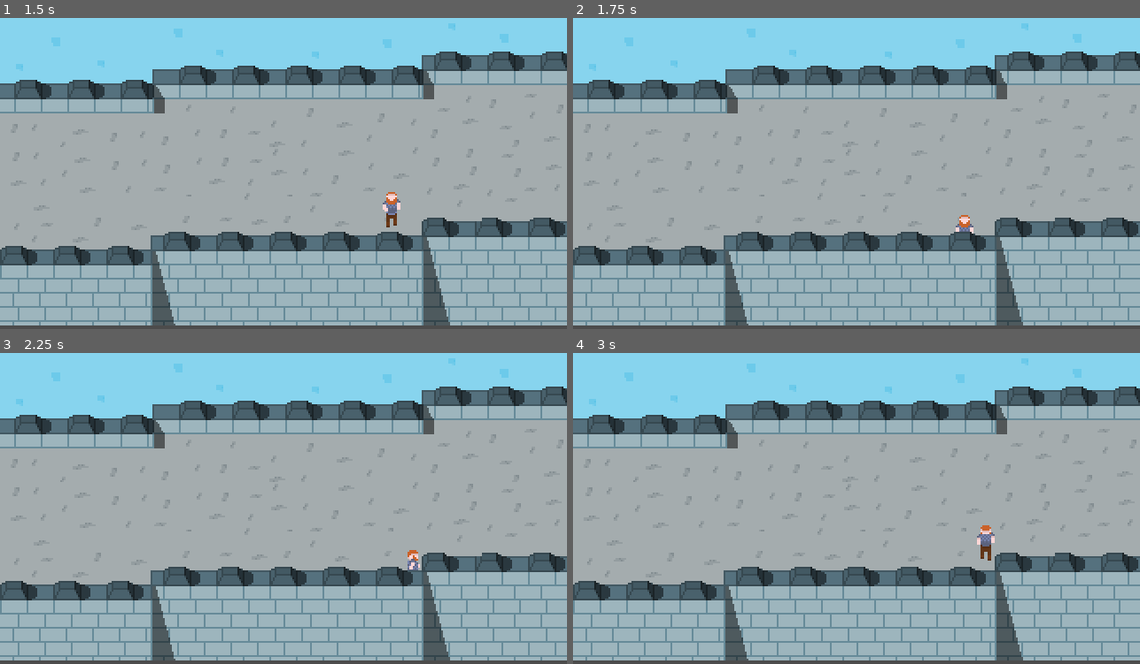
Above: before the commit, frames 1-4 (two rows, left to right).
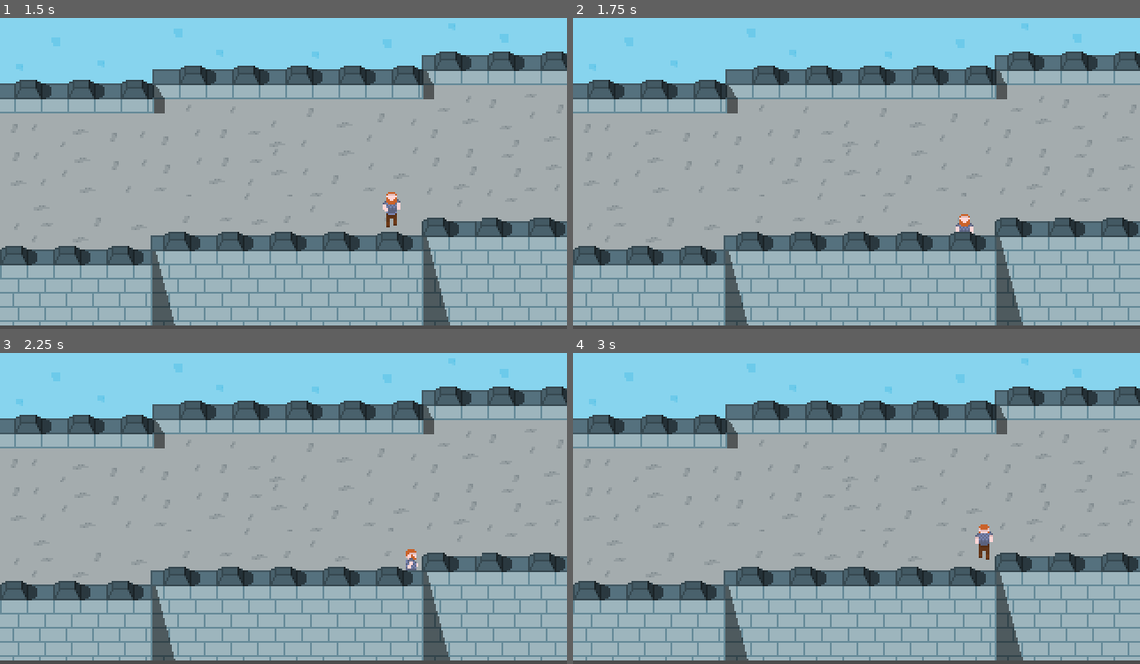
Above: after the commit, the same moments.

Repository: mlvzsd/LastOneLeft
Game: Godot game, scene res://unit/Test.tscn
Same seed, same stepped clock (60 frames per second), same inputs: the game is played once before the commit and once after it. The project has no main scene, so this scene is started directly.
Inputs:
- Up to frame 1 (1.5 s): tap Enter at 0.5 s; hold Right (ui_right) 0.53-1.28 s; hold Down (ui_down) from 1.28 s (still down)
- Up to frame 2 (1.75 s): keep holding Down (ui_down)
- Up to frame 3 (2.25 s): tap Space at 2 s; release Down (ui_down) at 2.03 s; hold Right (ui_right) from 2.03 s (still down)
- Up to frame 4 (3 s): release Right (ui_right) at 2.78 s; hold Up (ui_up) from 2.78 s (still down)

Frame 1 is identical in both runs. In frame 2, less than 0.1% of the frame differs, in the area x 67-71%, y 63-69%; in frame 3, 0.1%; in frame 4, 0.2%, in the area x 70-75%, y 55-67%.

Commit message:
Fix walls in pixel snap, Place scene

Diff:
--- a/scenes/Place.tscn
+++ b/scenes/Place.tscn
@@ -15,10 +15,10 @@
 [node name="StaticBody2D" type="StaticBody2D" parent="FrontWall"]
 
 [node name="CollisionPolygon2D" type="CollisionPolygon2D" parent="FrontWall/StaticBody2D"]
-polygon = PoolVector2Array( -159.568, 12.6159, -72.8386, 12.746, -72.7867, 4.46912, 79.9049, 4.68481, 79.963, -3.63783, 159.908, -3.50725, 79.9188, 4.68907, -159.568, 20.314 )
+polygon = PoolVector2Array( -160, 12, -74, 12, -74, 4, 79, 4, 79, -4, 160, -4, 79, 5, -160, 21 )
 
 [node name="StaticBody2D" type="StaticBody2D" parent="."]
-position = Vector2( 3.34239, -48.5762 )
+position = Vector2( 3, -49 )
 
 [node name="CollisionPolygon2D" type="CollisionPolygon2D" parent="StaticBody2D"]
-polygon = PoolVector2Array( -162.939, 18.1247, -76.8298, 18.0733, -76.838, 10.0225, 75.1385, 10.0733, 75.1371, 2.06375, 156.414, 2.17815, 156.414, -6.04814, -76.838, 10.0085 )
+polygon = PoolVector2Array( -163, 19, -76, 19, -76, 11, 76, 11, 76, 3, 157, 3, 157, -5, -76, 10 )
--- a/unit/Test.tscn
+++ b/unit/Test.tscn
@@ -3,11 +3,10 @@
 [ext_resource path="res://scenes/Place.tscn" type="PackedScene" id=1]
 [ext_resource path="res://scenes/Player.tscn" type="PackedScene" id=2]
 
-[node name="Node2D" type="Node2D"]
+[node name="Test" type="Node2D"]
 
 [node name="Place" parent="." instance=ExtResource( 1 )]
 position = Vector2( 160, 88 )
-skew = 4.37114e-08
 
 [node name="Player" parent="." instance=ExtResource( 2 )]
 position = Vector2( 168.291, 105.712 )
